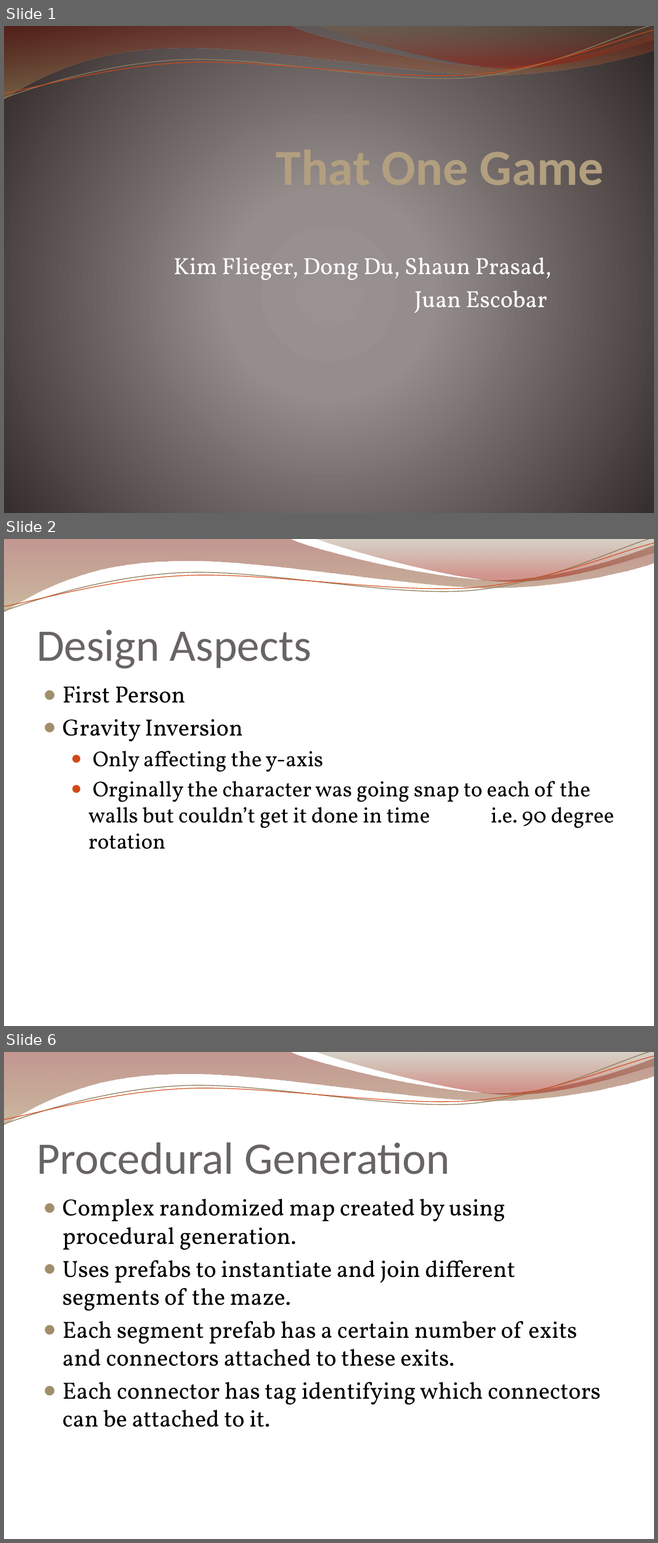
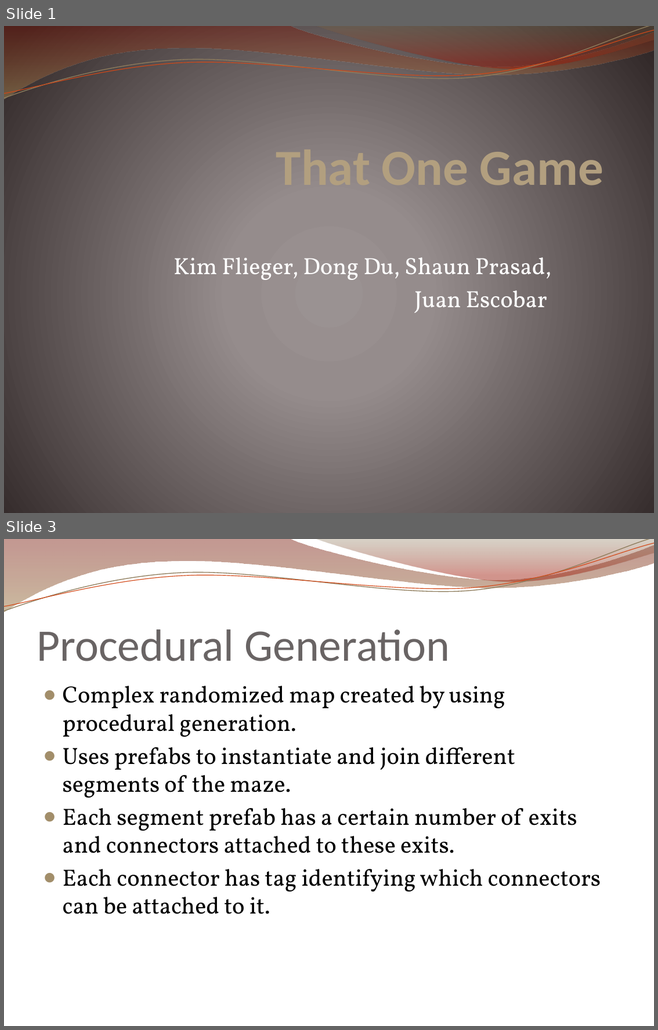
Before and after one commit to moskatero/FinalGameProject, a slide deck: ppt/ppt.pptx. Shown one above the other, each under a label of ours: slides 1, 2 and 6 before the commit, slides 1 and 3 after it; the slides between them are not shown. The pictures are 658x1543 and 658x1030 pixels, drawn with LibreOffice and Linux fonts; fonts in the diff are those of the drawing; background and template pictures are left out. Boxes give left, top, right and bottom in pixels: in the first picture for what was removed or moved away, otherwise in the second. Text is boxed around its words. In the diff, an @@ line names an element or a change of style, - is before the commit and + after.

```diff
--- a/ppt/ppt.pptx
+++ b/ppt/ppt.pptx
@@ slide 2 removed at [4, 539, 654, 1026], background picture (left out); not listed: 4 template elements that a slide beside it also shows @@
@@ title removed at [36, 629, 311, 669] @@
-Design Aspects
@@ text removed at [63, 686, 614, 849] @@
-● First Person
-● Gravity Inversion
-  ● Only affecting the y-axis
-  ● Orginally the character was going snap to each of the walls but couldn’t get it done in time i.e. 90 degree rotation
@@ what was slide 6 is now slide 3 @@
```
Also in this commit, not shown: 1 slide changed, 2 other slides removed.
